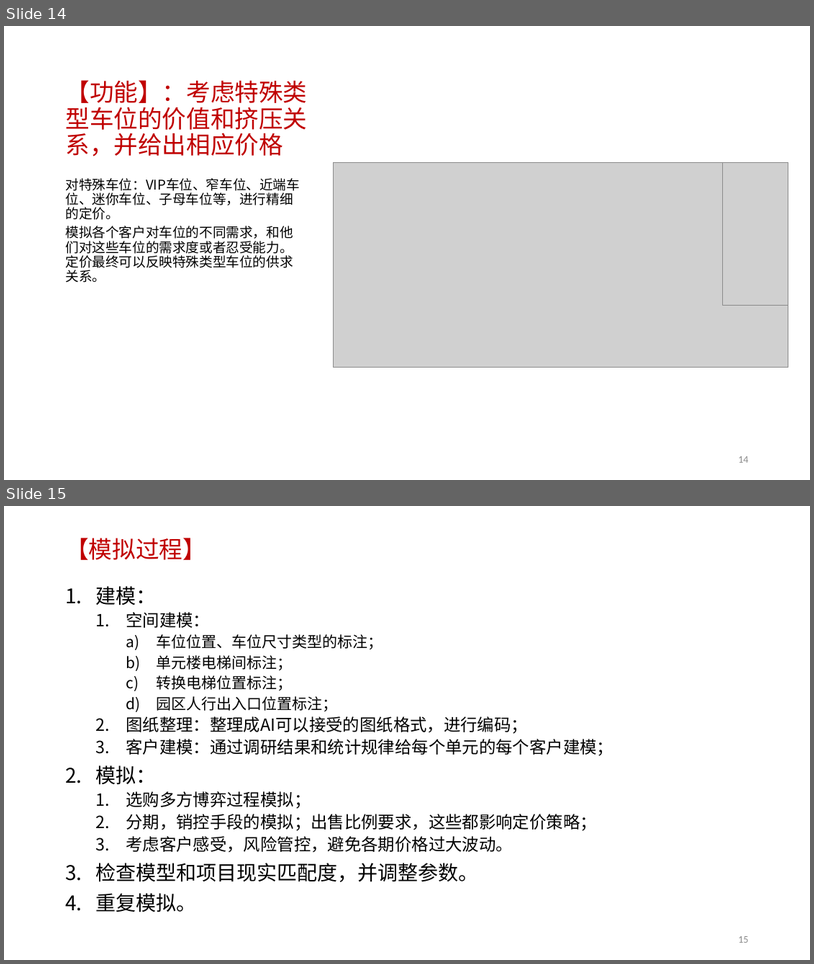
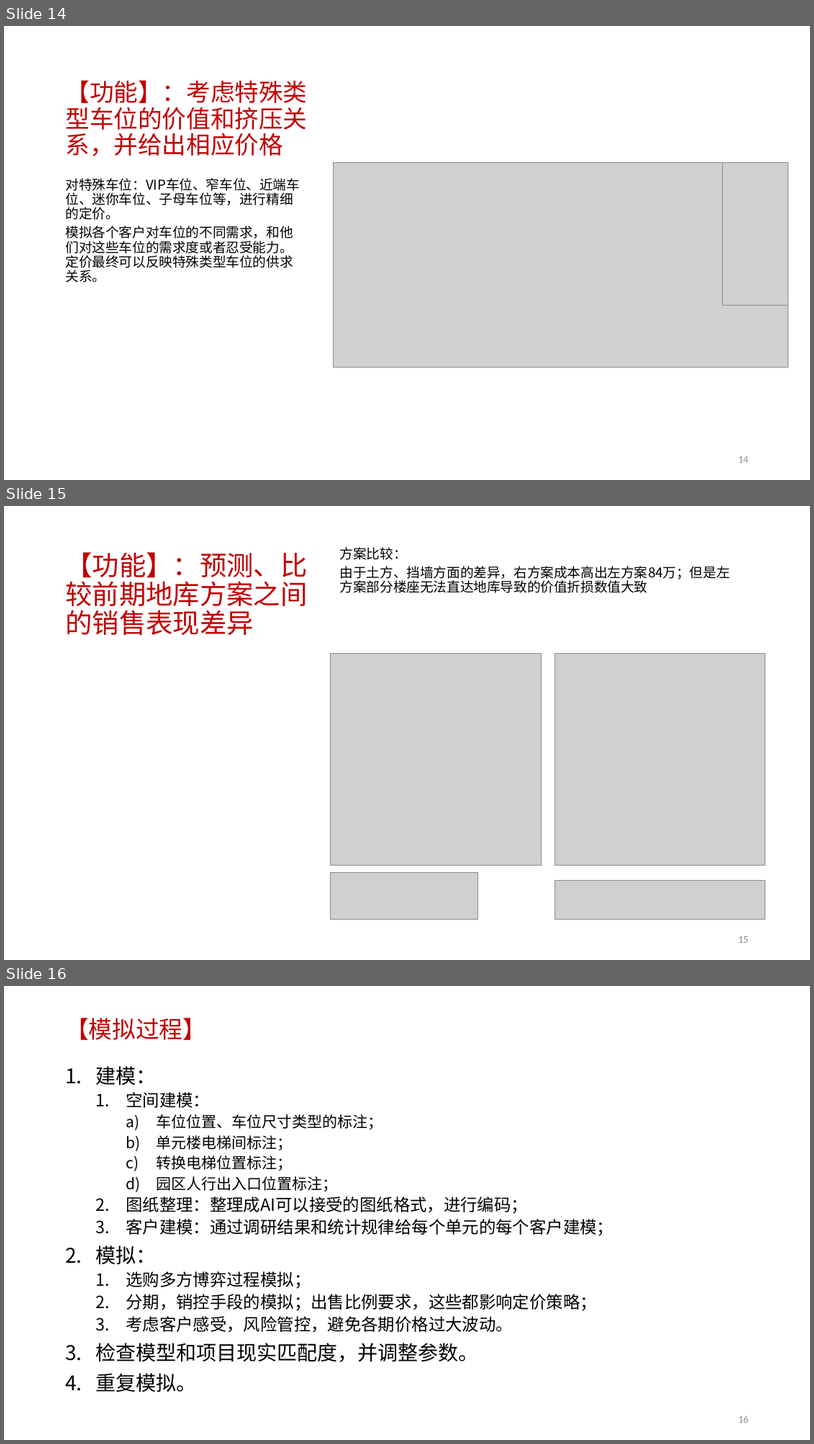
Before and after one commit to ludwigpeking/2409-parking-pricing, a slide deck: 2404-parkingPricing.pptx. Shown one above the other, each under a label of ours: slides 14 and 15 before the commit, slides 14, 15 and 16 after it. The pictures are 814x964 and 814x1444 pixels, drawn with LibreOffice and Linux fonts; fonts in the diff are those of the drawing; grey boxes stand for pictures; background and template pictures are left out. Boxes give left, top, right and bottom in pixels: in the first picture for what was removed or moved away, otherwise in the second. Text is boxed around its words. In the diff, an @@ line names an element or a change of style, - is before the commit and + after.

Commit message:
rapping up ppt

```diff
--- a/2404-parkingPricing.pptx
+++ b/2404-parkingPricing.pptx
@@ slide 15 added at bbox=[4, 506, 810, 960], background #FFFFFF; not listed: 1 template element that a slide beside it also shows @@
@@ text added at bbox=[340, 547, 730, 593], 16 pt, text #000000 @@
+  方案比较：
+  由于土方、挡墙方面的差异，右方案成本高出左方案84万；但是左方案部分楼座无法直达地库导致的价值折损数值大致
@@ title added at bbox=[66, 552, 308, 635], 32 pt, text #C00000 @@
+【功能】：预测、比较前期地库方案之间的销售表现差异
@@ picture added at bbox=[331, 654, 542, 865] @@
@@ picture added at bbox=[555, 654, 766, 865] @@
@@ picture added at bbox=[331, 872, 479, 919] @@
@@ picture added at bbox=[555, 880, 766, 919] @@
@@ what was slide 15 is now slide 16 @@
```
Also in this commit, not shown: 3 other files.
